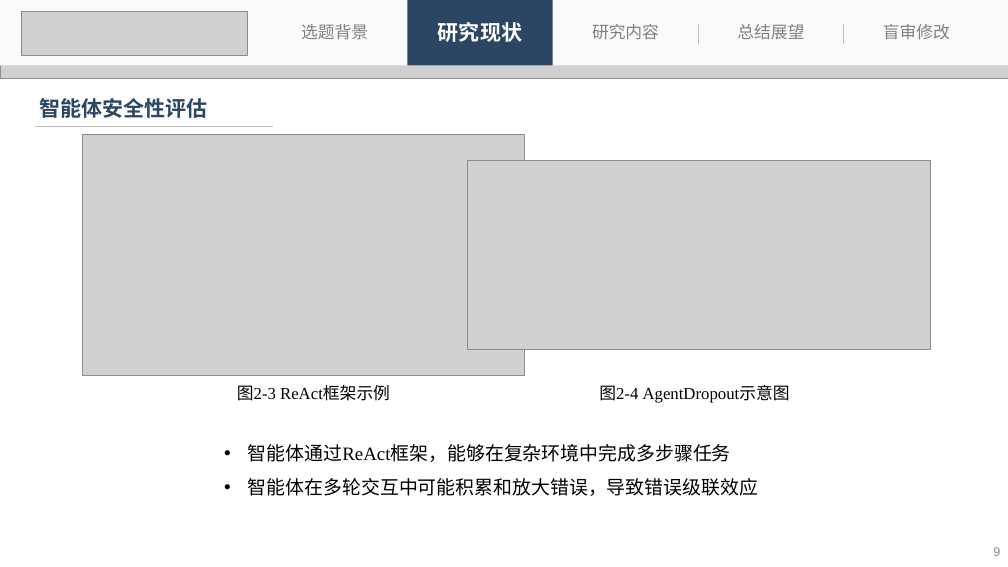
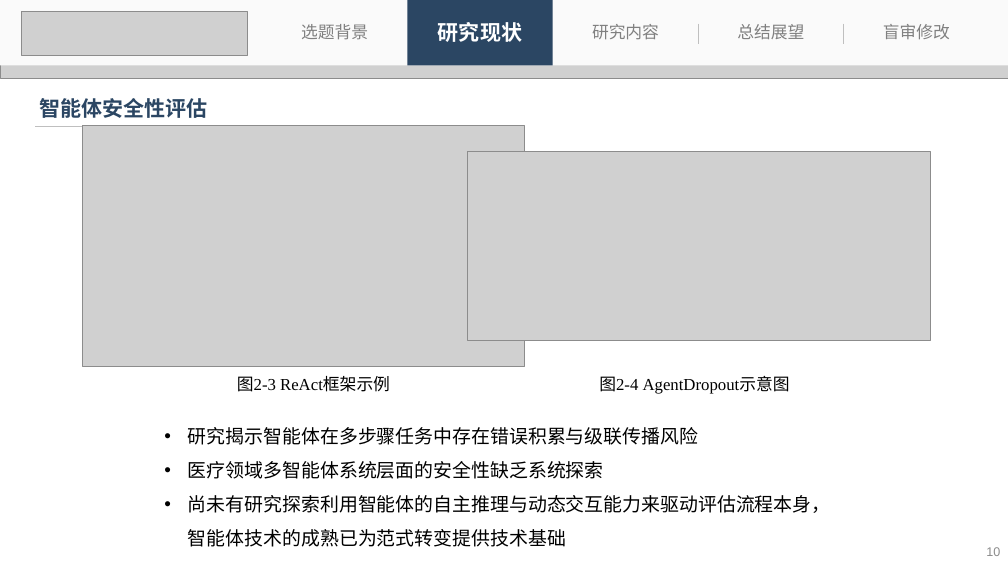
Before and after one commit to 536260668/master_thesis, a slide deck: slide 10 of 刘子恒-答辩.pptx (slide 9 before the commit). Drawn at 1008x567 pixels with LibreOffice and Linux fonts; fonts in the diff are those of the drawing; grey boxes stand for pictures. Boxes give left, top, right and bottom in pixels: in the first picture for what was removed or moved away, otherwise in the second. Text is boxed around its words. In the diff, an @@ line names an element or a change of style, - is before the commit and + after.

```diff
--- a/刘子恒-答辩.pptx
+++ b/刘子恒-答辩.pptx
@@ 2 pictures, 2 texts: place and size @@
-2 pictures, 2 texts at [82,135,930,403]
+2 pictures, 2 texts at [82,126,930,394]
@@ text at [188,427,831,547]: text changed @@
-• 智能体通过ReAct框架，能够在复杂环境中完成多步骤任务
-• 智能体在多轮交互中可能积累和放大错误，导致错误级联效应
+• 研究揭示智能体在多步骤任务中存在错误积累与级联传播风险
+• 医疗领域多智能体系统层面的安全性缺乏系统探索
+• 尚未有研究探索利用智能体的自主推理与动态交互能力来驱动评估流程本身，智能体技术的成熟已为范式转变提供技术基础
@@ page number at [986,547,1000,556]: text changed @@
-9
+10
```
Also in this commit, not shown: 5 other slides changed, 1 slide added, 1 slide removed, 1 other file.
